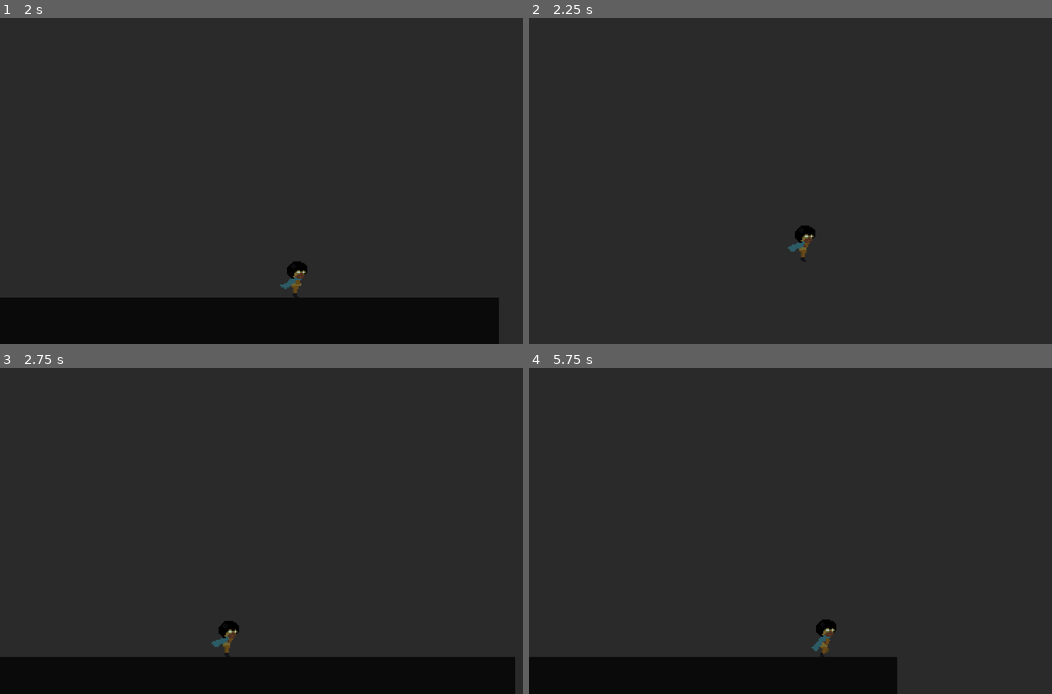
Above: before the commit, frames 1-4 (two rows, left to right).
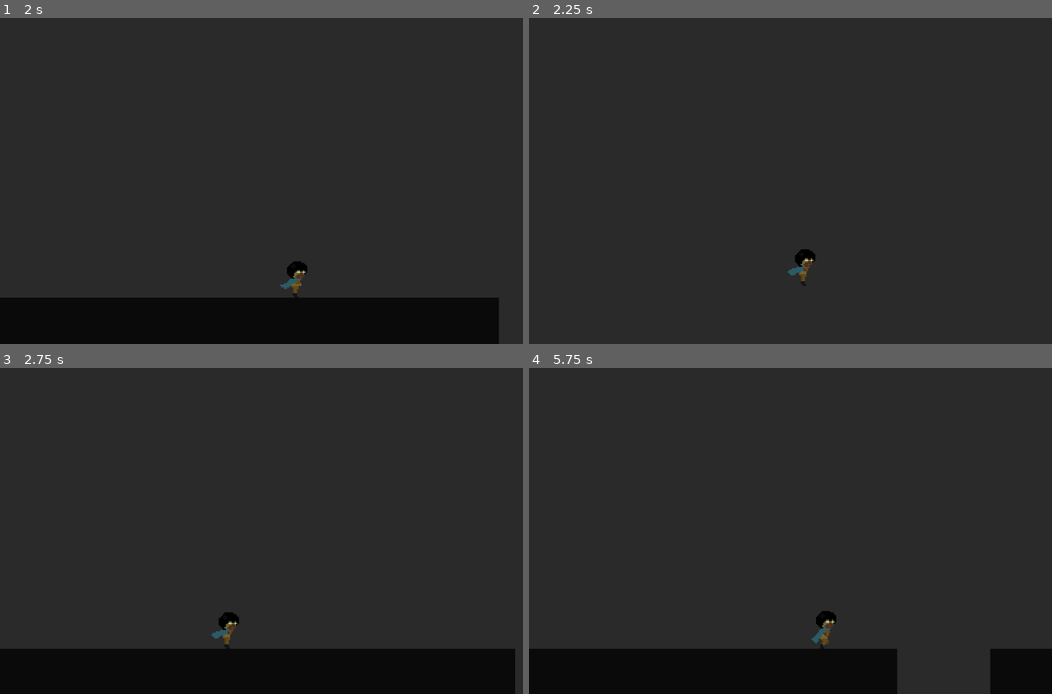
Above: after the commit, the same moments.

Repository: gpelussi/home_ggj19
Game: Godot game, scene res://Main.tscn
Same seed, same stepped clock (60 frames per second), same inputs: the game is played once before the commit and once after it.
Inputs:
- Up to frame 1 (2 s): hold Z (ACTION_A) 0.53-1.28 s; hold Right (DIR_RIGHT) from 0.53 s (still down); tap Enter at 1.25 s; tap X (ACTION_B) at 1.35 s
- Up to frame 2 (2.25 s): release Right (DIR_RIGHT) at 2.03 s; hold Left (DIR_LEFT) from 2.03 s (still down); hold Space (ACTION_C) from 2.03 s (still down)
- Up to frame 3 (2.75 s): keep holding Left (DIR_LEFT); keep holding Space (ACTION_C)
- Up to frame 4 (5.75 s): release Left (DIR_LEFT) at 2.78 s; release Space (ACTION_C) at 2.78 s; hold Right (DIR_RIGHT) 2.78-4.28 s; tap V (ACTION_D) at 2.85 s; hold Z (ACTION_A) 3.53-4.28 s; hold Left (DIR_LEFT) 4.28-5.03 s; tap X (ACTION_B) at 4.35 s; hold Right (DIR_RIGHT) from 5.03 s (still down); hold Space (ACTION_C) from 5.03 s (still down)

Frame 1 is identical in both runs. In frame 2, 0.5% of the frame differs, in the area x 49-55%, y 63-81%; in frame 3, 2.7%; in frame 4, 3.7%, in the area x 0-100%, y 74-100%.

Commit message:
Physics value update

Diff:
--- a/src/Bodies/Physics.gd
+++ b/src/Bodies/Physics.gd
@@ -9,5 +9,5 @@
 const DEACCELERATION = 0.8
 const EPSILON_SPEED = 1
 
-const JUMP_STRENGTH = 360
+const JUMP_STRENGTH = 288
 const GRAVITY = 64
--- a/src/Main.tscn
+++ b/src/Main.tscn
@@ -39,7 +39,38 @@
 build_mode = 0
 polygon = PoolVector2Array( 0, 192, 0, 0, 16, 0, 16, 192, 496, 192, 496, 272, 0, 272 )
 
-[node name="Player" parent="Sample" index="1" instance=ExtResource( 2 )]
+[node name="Polygon2D2" type="Polygon2D" parent="Sample" index="1"]
+
+polygon = PoolVector2Array( 560, 192, 1056, 192, 1056, 272, 560, 272 )
+uv = PoolVector2Array(  )
+color = Color( 0.0429688, 0.0429688, 0.0429688, 1 )
+vertex_colors = PoolColorArray(  )
+offset = Vector2( 0, 0 )
+antialiased = false
+texture = null
+texture_offset = Vector2( 0, 0 )
+texture_scale = Vector2( 1, 1 )
+texture_rotation_degrees = 0.0
+invert_enable = false
+invert_border = 100.0
+
+[node name="StaticBody2D" type="StaticBody2D" parent="Sample/Polygon2D2" index="0"]
+
+input_pickable = false
+collision_layer = 1
+collision_mask = 1
+constant_linear_velocity = Vector2( 0, 0 )
+constant_angular_velocity = 0.0
+friction = 1.0
+bounce = 0.0
+
+[node name="CollisionPolygon2D" type="CollisionPolygon2D" parent="Sample/Polygon2D2/StaticBody2D" index="0"]
+
+position = Vector2( 560, 0 )
+build_mode = 0
+polygon = PoolVector2Array( 0, 192, 496, 192, 496, 272, 0, 272 )
+
+[node name="Player" parent="Sample" index="2" instance=ExtResource( 2 )]
 
 position = Vector2( 192, 48 )
 
